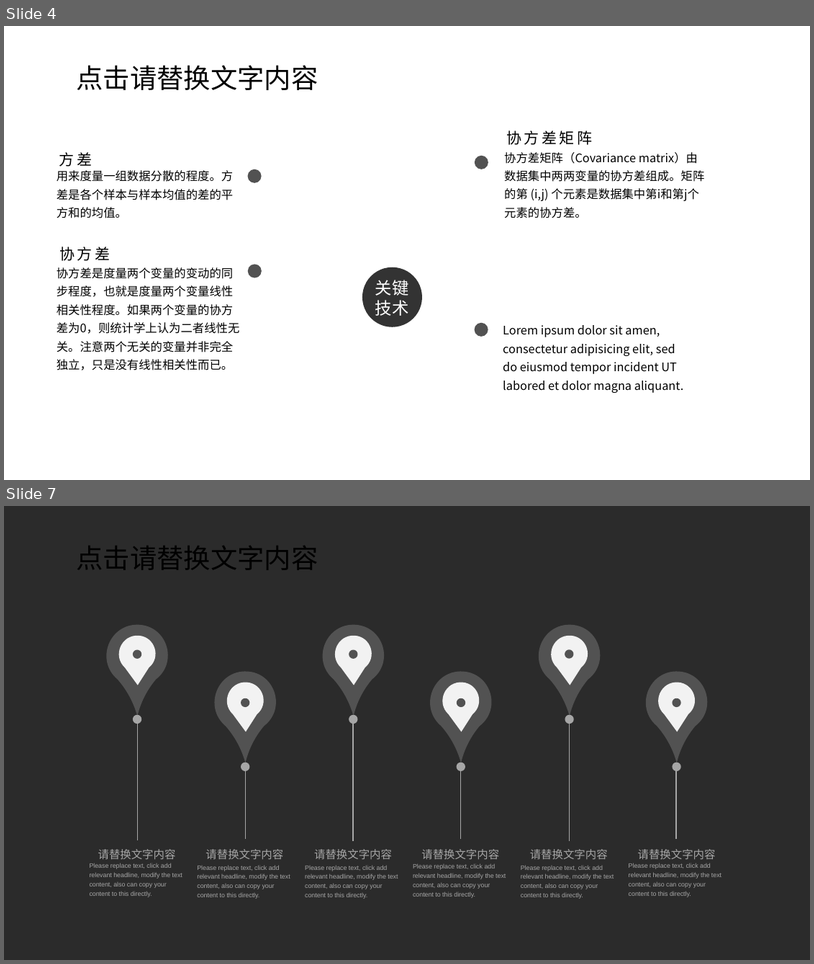
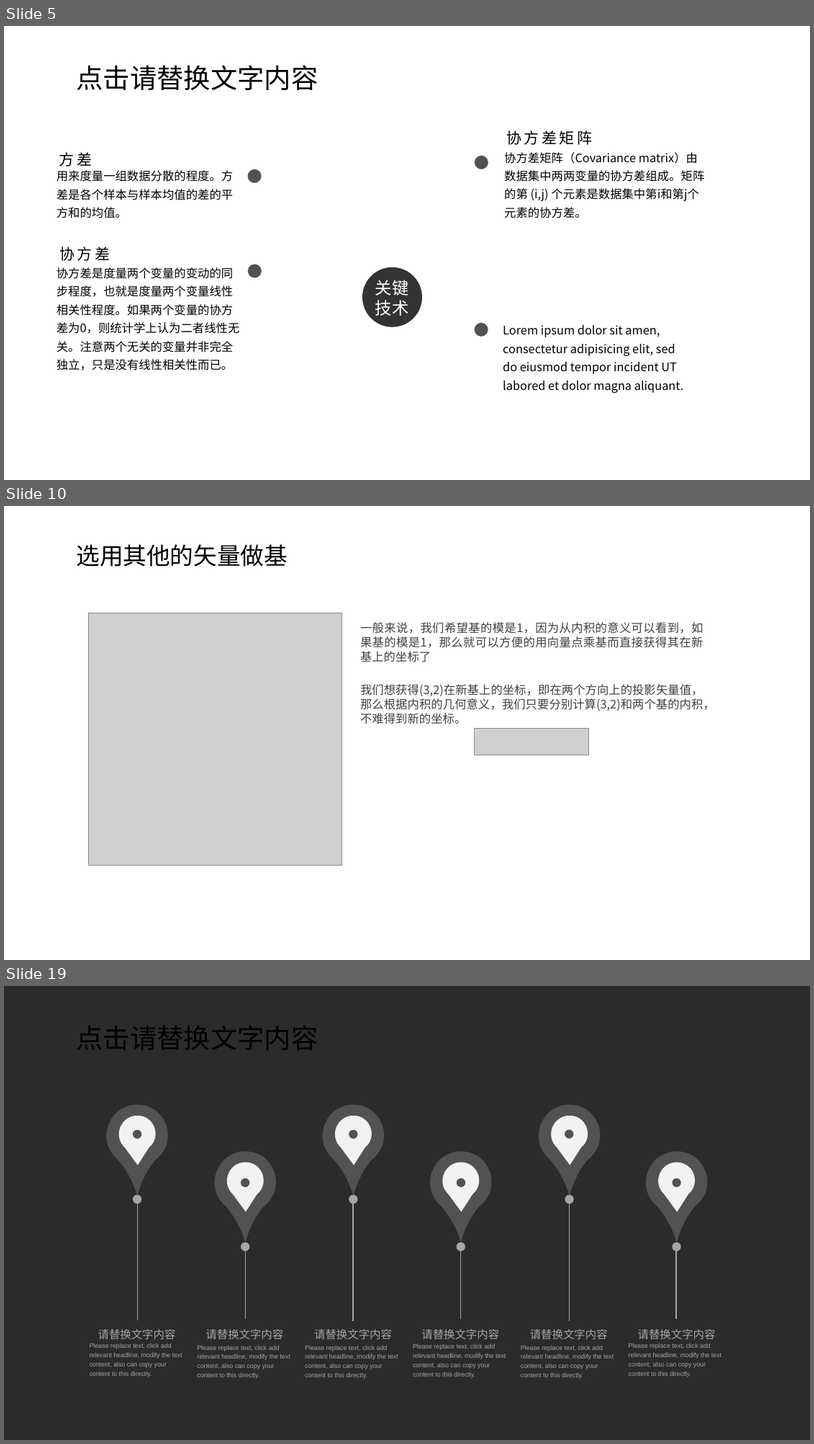
Before and after one commit to DarkDisasters/AnimationTransition, a slide deck: PCATEST/What is PCA.pptx. Shown one above the other, each under a label of ours: slides 4 and 7 before the commit, slides 5, 10 and 19 after it; the slides between them are not shown. The pictures are 814x964 and 814x1444 pixels, drawn with LibreOffice and Linux fonts; fonts in the diff are those of the drawing; grey boxes stand for pictures; background and template pictures are left out; a plain dark background stands for a picture behind light text. Boxes give left, top, right and bottom in pixels: in the first picture for what was removed or moved away, otherwise in the second. Text is boxed around its words. In the diff, an @@ line names an element or a change of style, - is before the commit and + after.

```diff
--- a/PCATEST/What is PCA.pptx
+++ b/PCATEST/What is PCA.pptx
@@ slide 10 added at <box>4,506,810,960</box>, background picture (left out) @@
@@ text added at <box>77,544,288,566</box>, 28 pt, text #000000 @@
+选用其他的矢量做基
@@ picture added at <box>89,613,342,865</box> @@
@@ text added at <box>360,622,703,662</box>, 14 pt, text #404040 @@
+一般来说，我们希望基的模是1，因为从内积的意义可以看到，如果基的模是1，那么就可以方便的用向量点乘基而直接获得其在新基上的坐标了
@@ text added at <box>360,684,715,724</box>, 14 pt, text #404040 @@
+我们想获得(3,2)在新基上的坐标，即在两个方向上的投影矢量值，那么根据内积的几何意义，我们只要分别计算(3,2)和两个基的内积，不难得到新的坐标。
@@ picture added at <box>475,728,589,755</box> @@
@@ what was slide 4 is now slide 5 @@
@@ what was slide 7 is now slide 19 @@
```
Also in this commit, not shown: 3 slides changed, 11 other slides added, 17 other files.
